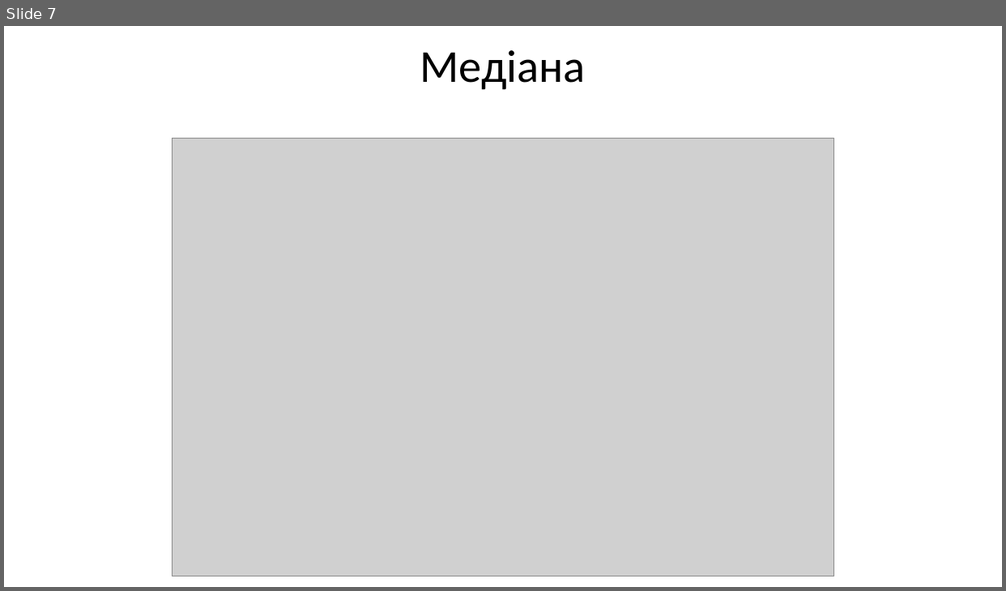
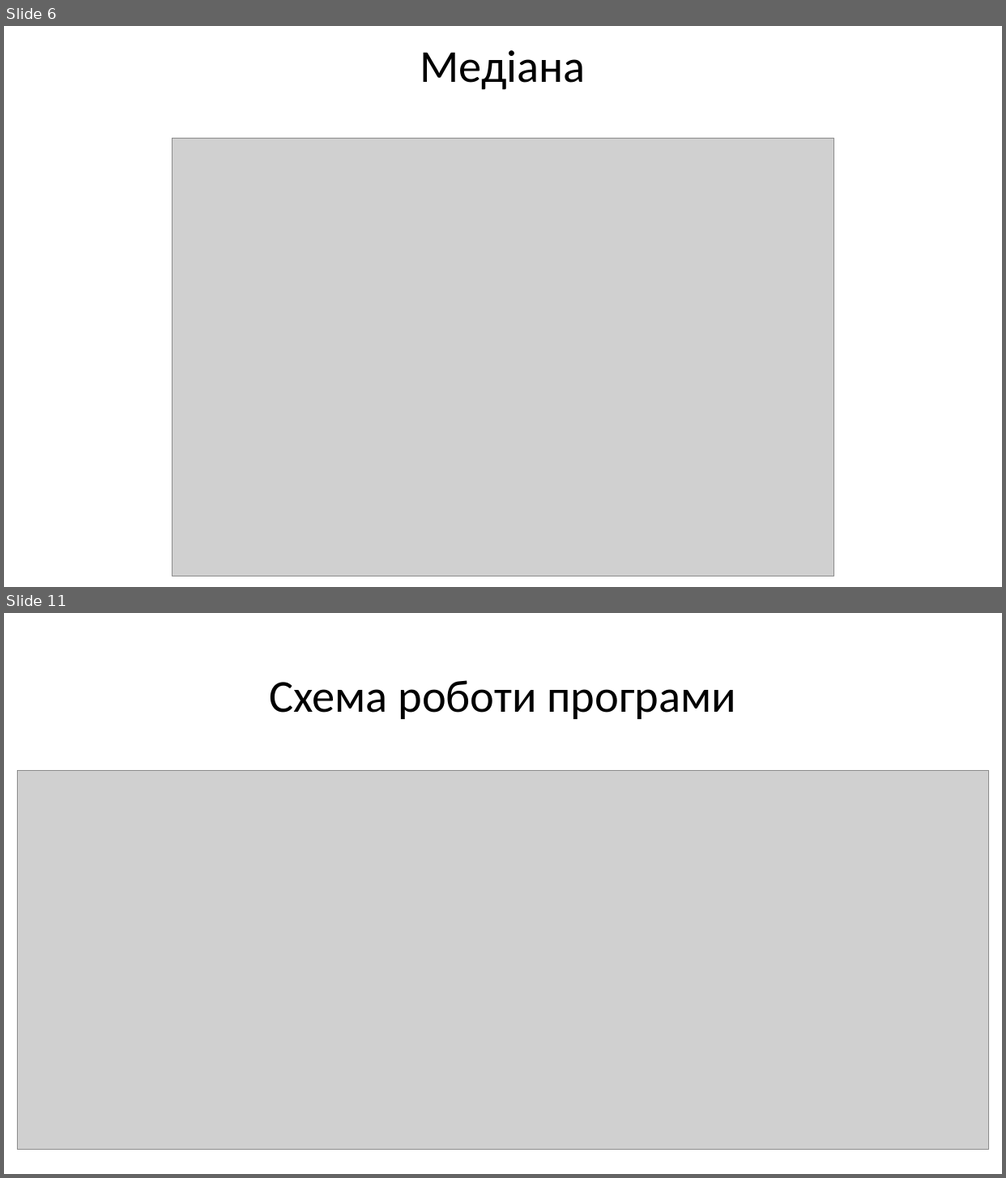
Before and after one commit to RasAlhague/MDRV-Diploma, a slide deck: Presentation.pptx. Shown one above the other, each under a label of ours: slide 7 before the commit, slides 6 and 11 after it; the slides between them are not shown. The pictures are 1006x591 and 1006x1178 pixels, drawn with LibreOffice and Linux fonts; fonts in the diff are those of the drawing; grey boxes stand for pictures; background and template pictures are left out. Boxes give left, top, right and bottom in pixels: in the first picture for what was removed or moved away, otherwise in the second. Text is boxed around its words. In the diff, an @@ line names an element or a change of style, - is before the commit and + after.

```diff
--- a/Presentation.pptx
+++ b/Presentation.pptx
@@ slide 11 added at bbox=[4, 613, 1002, 1174], background picture (left out) @@
@@ title added at bbox=[269, 680, 736, 719], 44 pt, text #000000 @@
+Схема роботи програми
@@ picture added at bbox=[17, 770, 988, 1150] @@
@@ what was slide 7 is now slide 6 @@
```
Also in this commit, not shown: 1 slide changed, 8 other slides added, 3 slides removed, 18 other files.
